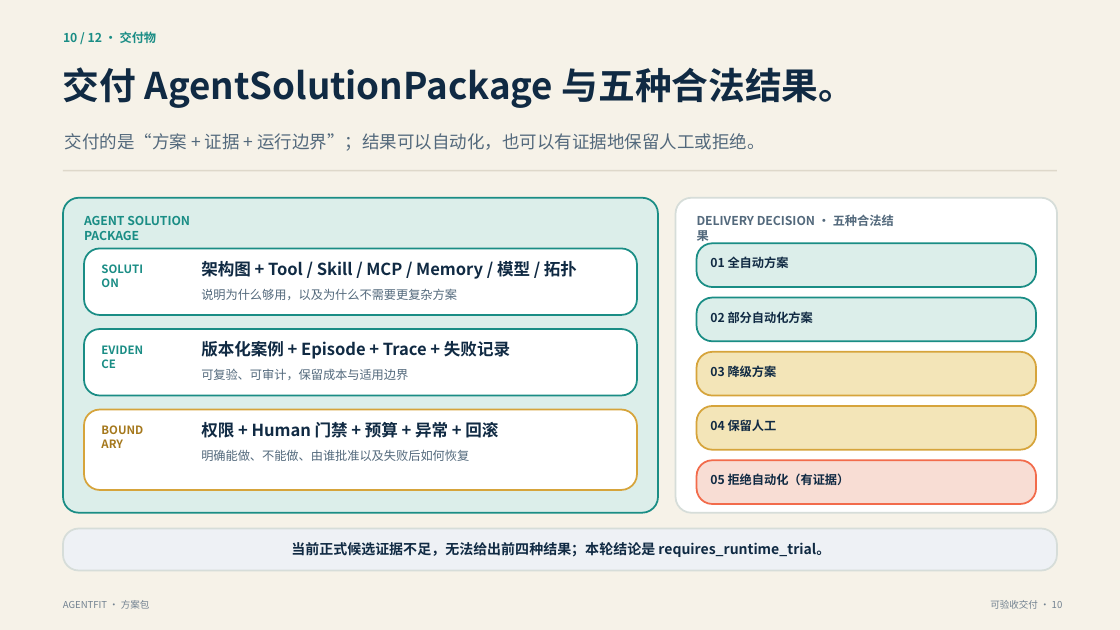
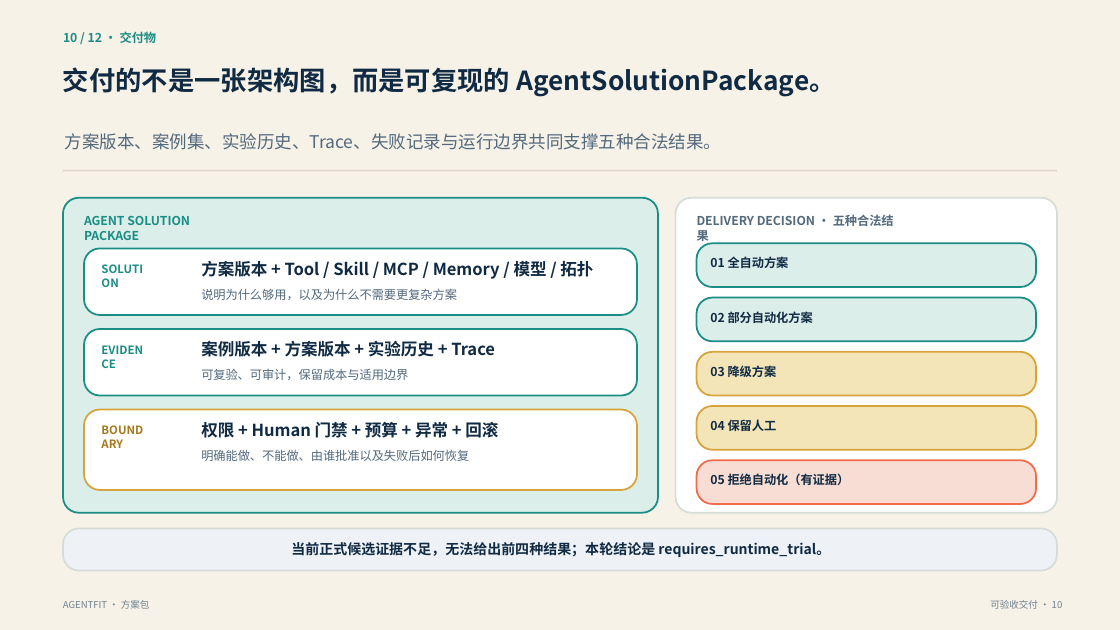
Before and after one commit to kailiangshang/agentfit, a slide deck: slide 10 of competition/2026-08-15/submission/agentfit-submission.pptx. Drawn at 1120x630 pixels with LibreOffice and Linux fonts; fonts in the diff are those of the drawing. Boxes give left, top, right and bottom in pixels: in the first picture for what was removed or moved away, otherwise in the second. Text is boxed around its words. In the diff, an @@ line names an element or a change of style, - is before the commit and + after.

```diff
--- a/competition/2026-08-15/submission/agentfit-submission.pptx
+++ b/competition/2026-08-15/submission/agentfit-submission.pptx
@@ text at [63, 67, 836, 97]: text changed; size 31.5 to 22.5 pt @@
-交付 AgentSolutionPackage 与五种合法结果。
+交付的不是一张架构图，而是可复现的 AgentSolutionPackage。
@@ text at [65, 133, 721, 150]: text changed @@
-交付的是“方案 + 证据 + 运行边界”；结果可以自动化，也可以有证据地保留人工或拒绝。
+方案版本、案例集、实验历史、Trace、失败记录与运行边界共同支撑五种合法结果。
@@ text at [201, 261, 593, 279]: text changed @@
-架构图 + Tool / Skill / MCP / Memory / 模型 / 拓扑
+方案版本 + Tool / Skill / MCP / Memory / 模型 / 拓扑
@@ text at [201, 341, 495, 357]: text changed @@
-版本化案例 + Episode + Trace + 失败记录
+案例版本 + 方案版本 + 实验历史 + Trace
```
Also in this commit, not shown: 3 other slides changed, 13 other files.
